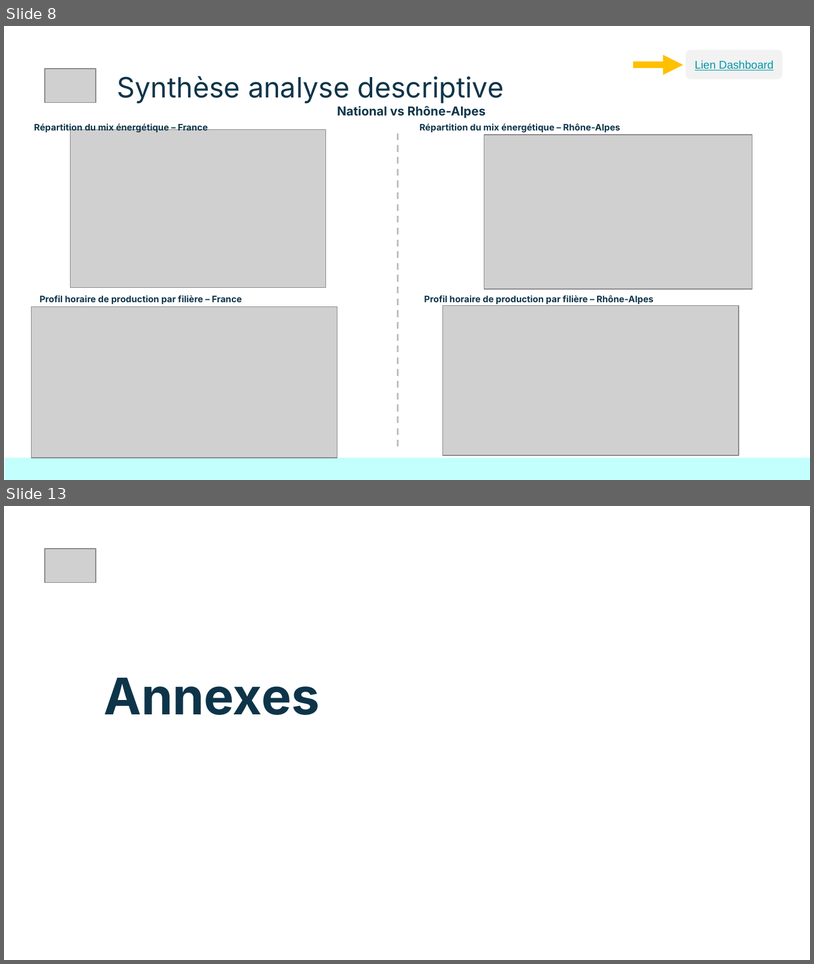
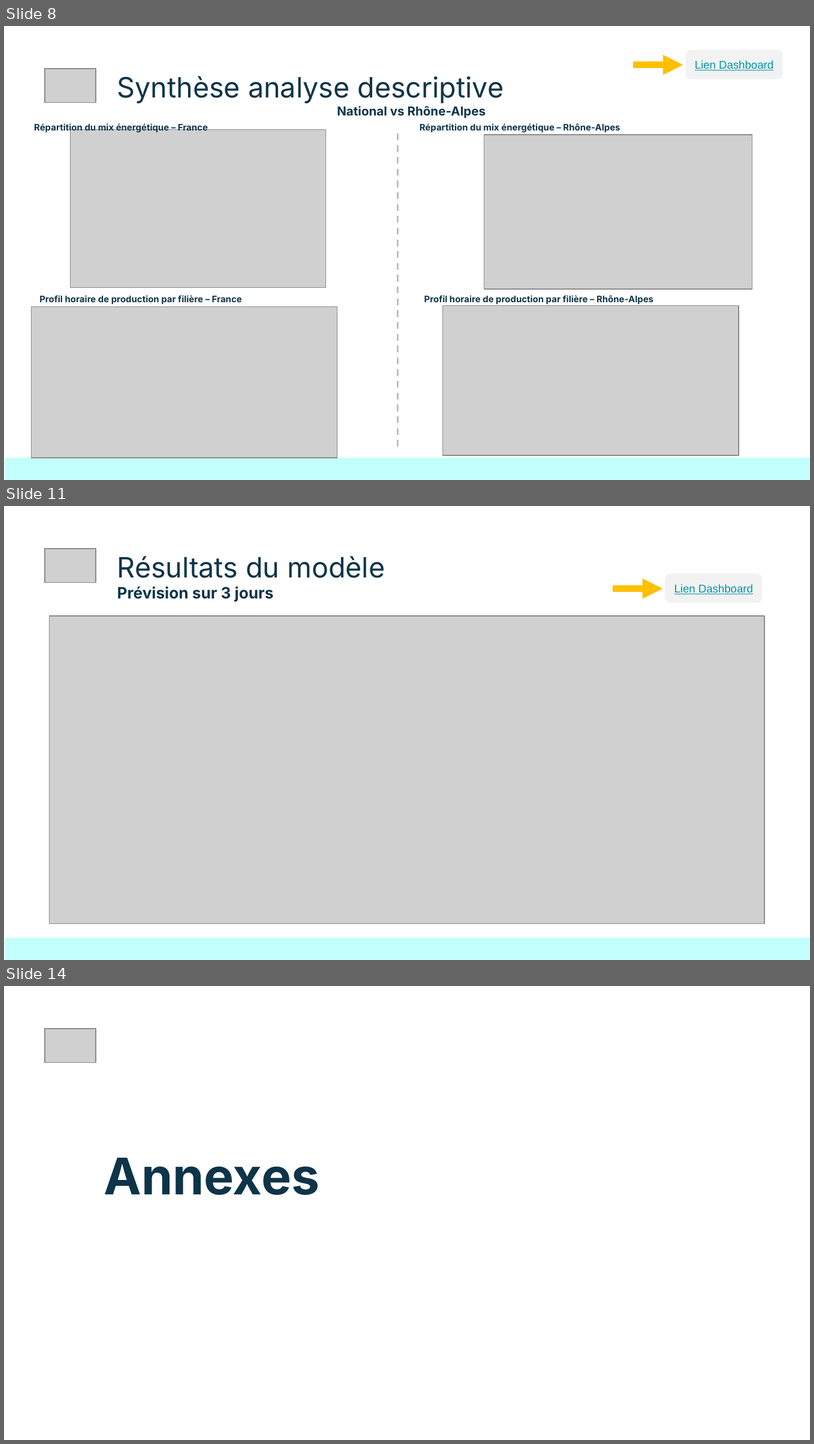
Before and after one commit to Sheikoh/REnergies_efficiency_prediction, a slide deck: presentation/dsfs_ft_36_Projet_REnergies_efficiency_prediction.pptx. Shown one above the other, each under a label of ours: slides 8 and 13 before the commit, slides 8, 11 and 14 after it; the slides between them are not shown. The pictures are 814x964 and 814x1444 pixels, drawn with LibreOffice and Linux fonts; fonts in the diff are those of the drawing; grey boxes stand for pictures. Boxes give left, top, right and bottom in pixels: in the first picture for what was removed or moved away, otherwise in the second. Text is boxed around its words. In the diff, an @@ line names an element or a change of style, - is before the commit and + after.

```diff
--- a/presentation/dsfs_ft_36_Projet_REnergies_efficiency_prediction.pptx
+++ b/presentation/dsfs_ft_36_Projet_REnergies_efficiency_prediction.pptx
@@ slide 11 added at bbox=[4, 506, 810, 960], background #FFFFFF @@
@@ picture added at bbox=[45, 549, 96, 583] @@
@@ title added at bbox=[117, 556, 385, 578], 25 pt, text #0E3449 @@
+Résultats du modèle
@@ rounded rectangle added at bbox=[665, 574, 762, 603], fill #F2F2F2 @@
@@ text added at bbox=[117, 586, 274, 602], 14 pt, text #0E3449, bold @@
+Prévision sur 3 jours
@@ arrow added from (613, 588) to (663, 588), #FFC000 6 pt @@
@@ text added at bbox=[675, 584, 753, 594], 10 pt, text #0097A7, underline @@
+Lien Dashboard
@@ picture added at bbox=[49, 616, 764, 923] @@
@@ rectangle added at bbox=[5, 937, 810, 959], fill #C3FFFC @@
@@ what was slide 13 is now slide 14 @@
```
Also in this commit, not shown: 10 slides changed, 8 other files.
